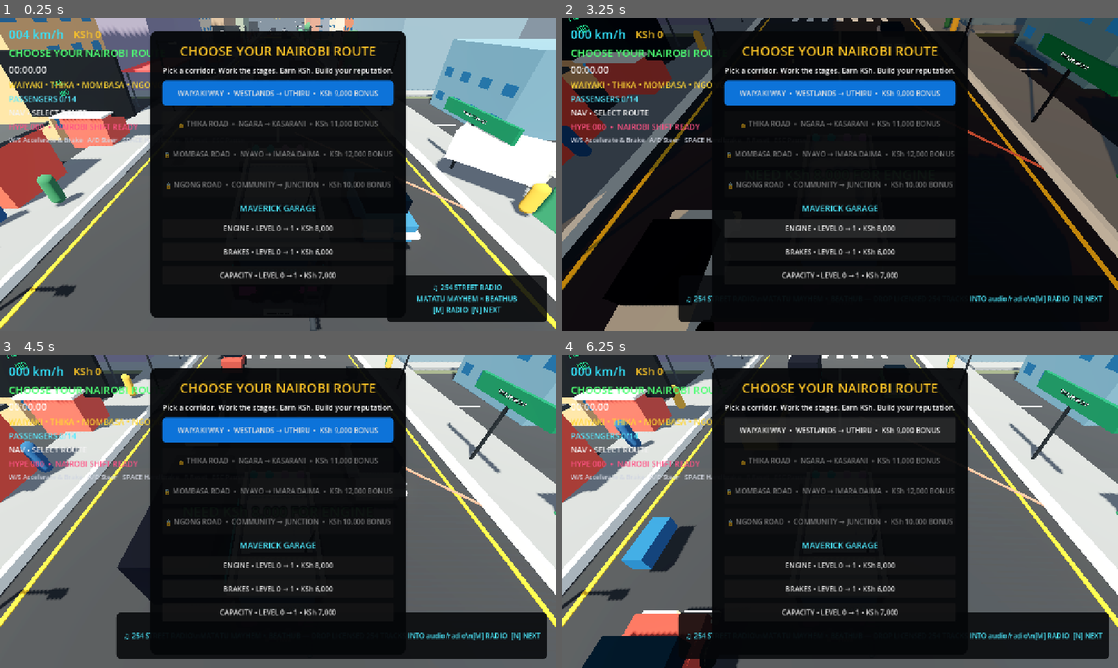
Above: before the commit, frames 1-4 (two rows, left to right).
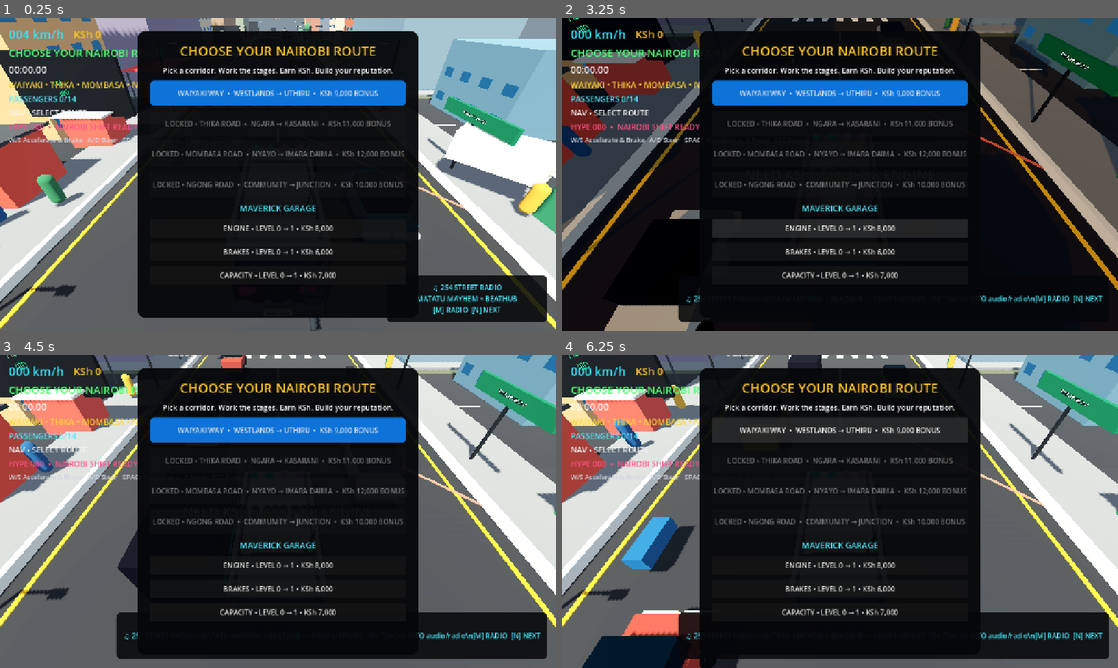
Above: after the commit, the same moments.

Repository: beathubonline-arch/Matatu-Mayhem
Game: Godot game, scene res://scenes/main/Main.tscn
The game is run twice, just before and just after one commit, with the same random seed, the same clock (stepped at 60 frames per second) and the same inputs.
Inputs (mouse positions are in pixels of both pictures, inside the frame that each line leads up to):
- Up to frame 1 (0.25 s): no input
- Up to frame 2 (3.25 s): tap Enter at 0.5 s; move the mouse to (962, 158) at 0.52 s; hold D (steer_right) 0.53-1.28 s; hold N (radio_next) 0.53-1.28 s; click (962, 158) at 0.67 s; move the mouse to (728, 190) at 1.27 s; hold S (brake) 1.28-2.03 s; tap M (radio_toggle) at 1.35 s; move the mouse to (895, 105) at 2.02 s; hold D (steer_right) 2.03-2.78 s; tap L at 2.1 s; move the mouse to (812, 237) at 2.77 s; hold W (accelerate) from 2.78 s (still down); tap N (radio_next) at 2.85 s; click (812, 237) at 2.92 s
- Up to frame 3 (4.5 s): move the mouse to (444, 558) at 3.52 s; release W (accelerate) at 3.53 s; hold M (radio_toggle) 3.53-4.28 s; hold A (steer_left) from 3.53 s (still down); move the mouse to (111, 464) at 4.27 s; tap L at 4.35 s
- Up to frame 4 (6.25 s): move the mouse to (867, 511) at 5.02 s; release A (steer_left) at 5.03 s; hold S (brake) 5.03-5.78 s; hold N (radio_next) 5.03-5.78 s; click (867, 511) at 5.17 s; move the mouse to (756, 433) at 5.77 s; hold D (steer_right) from 5.78 s (still down); tap M (radio_toggle) at 5.85 s

The runs differ from the first frame. In frame 1, 5.6% of the frame differs, in the area x 24-76%, y 4-96%; in frame 2, 3.2%; in frame 3, 5.2%; in frame 4, 5.4%.

Commit message:
Keep route lock labels font-safe

Diff:
--- a/scripts/ui/HUD.gd
+++ b/scripts/ui/HUD.gd
@@ -220,7 +220,7 @@
 		var locked := i >= unlocked
 		buttons[i].disabled = locked
 		if locked:
-			buttons[i].text = "🔒 %s" % base_texts[i]
+			buttons[i].text = "LOCKED • %s" % base_texts[i]
 		else:
 			var best := float(best_times.get(str(i), 0.0))
 			var pb := "" if best <= 0.0 else "  •  PB %s" % _format_time(best)
